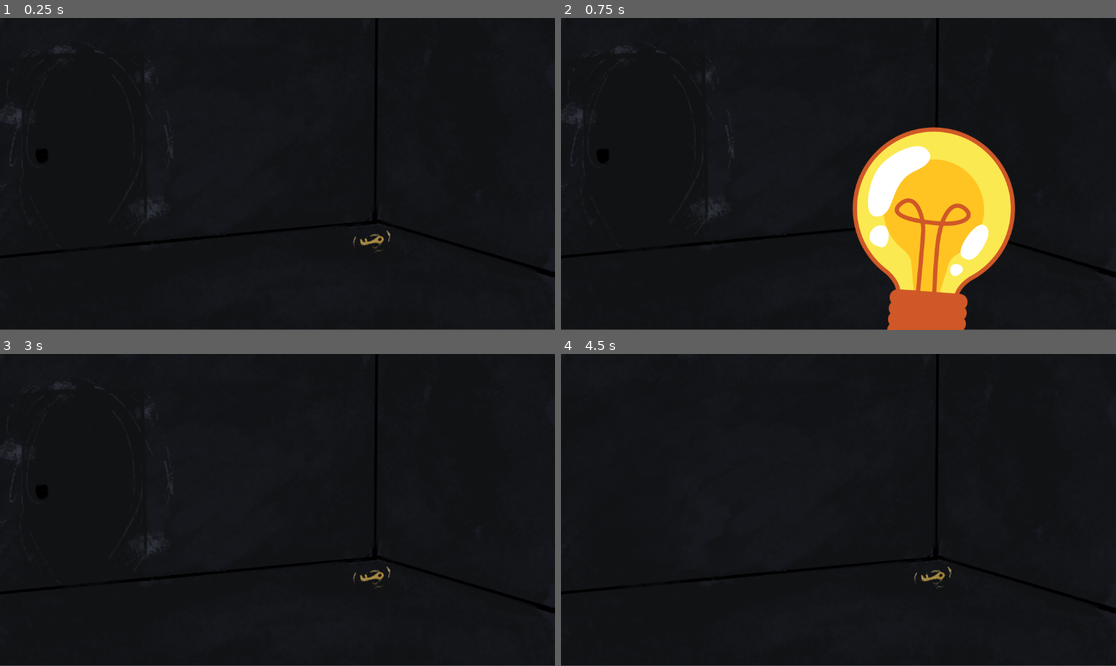
Above: before the commit, frames 1-4 (two rows, left to right).
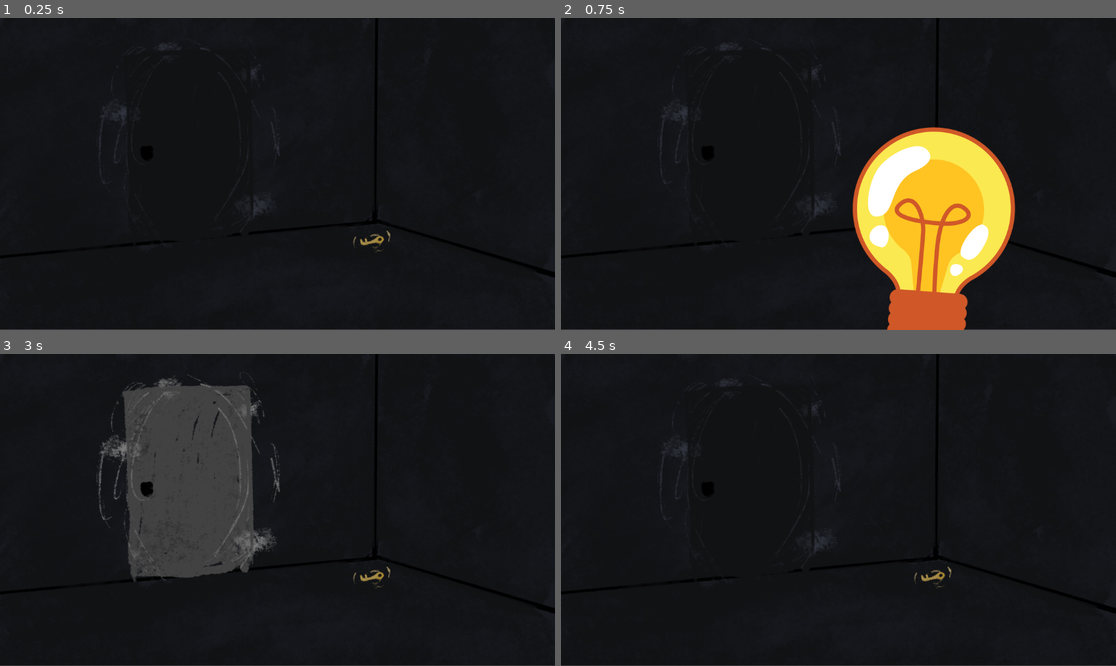
Above: after the commit, the same moments.

Repository: Harmornic/Projectgame-2D
Game: Godot game, scene res://firstroom.tscn
Same seed, same stepped clock (60 frames per second), same inputs: the game is played once before the commit and once after it.
Inputs (mouse positions are in pixels of both pictures, inside the frame that each line leads up to):
- Up to frame 1 (0.25 s): no input
- Up to frame 2 (0.75 s): tap Enter at 0.5 s; move the mouse to (932, 239) at 0.52 s
- Up to frame 3 (3 s): tap Space at 1.25, 2.75 s; move the mouse to (83, 485) at 1.27 s; tap Enter at 2 s; move the mouse to (333, 441) at 2.02 s; move the mouse to (249, 572) at 2.77 s
- Up to frame 4 (4.5 s): tap Enter at 3.5 s; move the mouse to (1005, 556) at 3.52 s; tap Space at 4.25 s; move the mouse to (672, 463) at 4.27 s

The runs differ from the first frame. In frame 1, 0.4% of the frame differs, in the area x 0-51%, y 8-72%; in frame 2, 0.4%; in frame 3, 14%, in the area x 0-51%, y 6-74%; in frame 4, 0.2%.

Commit message:
ประตู ขาว

Diff:
--- a/firstroom.tscn
+++ b/firstroom.tscn
@@ -3,7 +3,7 @@
 [ext_resource type="Texture2D" uid="uid://cuvdxiu53kk5j" path="res://acess/IMG_0920.jpg" id="1_kmq28"]
 [ext_resource type="PackedScene" uid="uid://dijcdjxqmef7i" path="res://door1.tscn" id="3_kmq28"]
 [ext_resource type="PackedScene" uid="uid://tbujwbp55cud" path="res://Key.tscn" id="3_qklje"]
-[ext_resource type="Texture2D" uid="uid://dmvbmkhfgiba" path="res://Sprite-0025.png" id="4_qklje"]
+[ext_resource type="Texture2D" uid="uid://bo507mqm5hdxh" path="res://acess/door_hover.png" id="4_qklje"]
 
 [node name="Firstroom" type="Node2D"]
 
@@ -16,6 +16,6 @@
 position = Vector2(774, 462)
 
 [node name="Door1" parent="." instance=ExtResource("3_kmq28")]
-position = Vector2(181, 286)
-scale = Vector2(0.908184, 0.84)
+position = Vector2(400, 280)
+scale = Vector2(0.91922, 0.84)
 hover_tex = ExtResource("4_qklje")
Binary file added: acess/door_hover.png
Not shown, added: acess/door_hover.png.import
